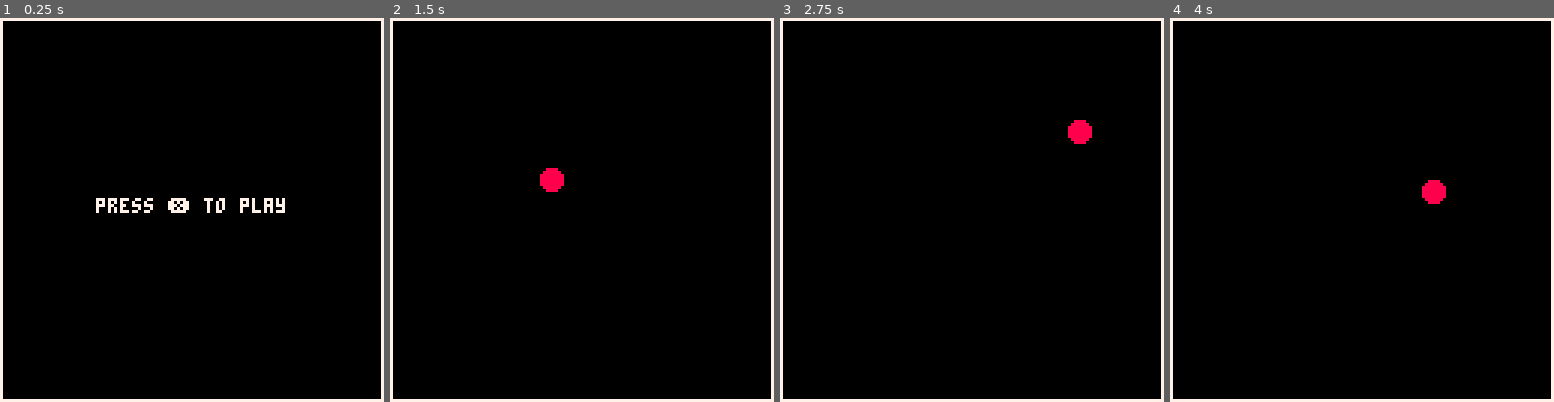
Above: before the commit, frames 1-4 (left to right).
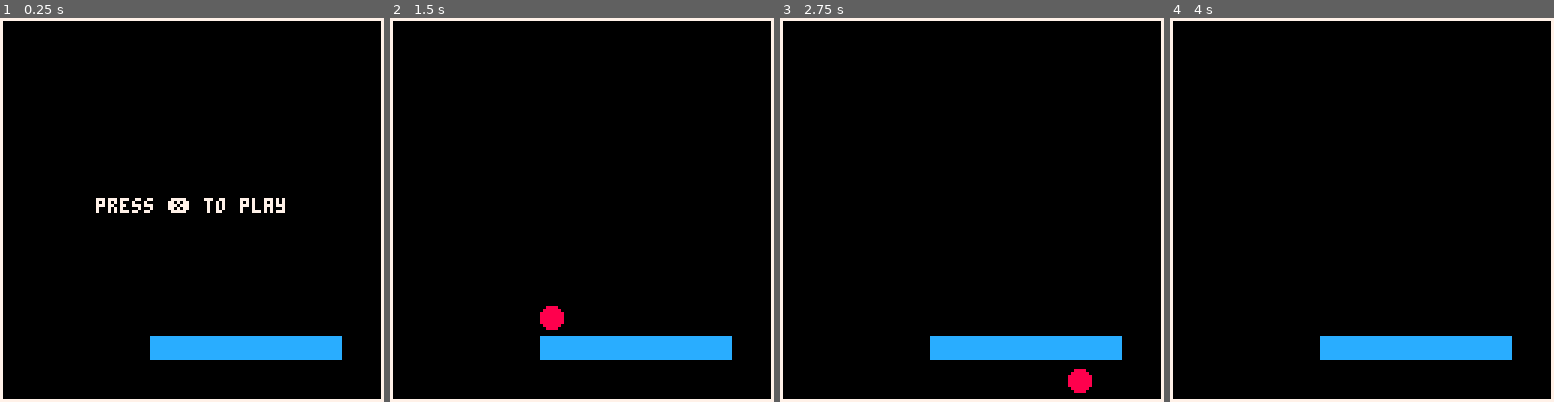
Above: after the commit, the same moments.

Repository: FrederikHR/GDB
Game: PICO-8 cartridge test.p8
Two runs of this game, one before a commit and one after it. Both use one fixed random seed, a clock stepped at 60 frames per second and the inputs below.
Inputs:
- Up to frame 1 (0.25 s): no input
- Up to frame 2 (1.5 s): tap X (X key) at 0.33, 1.07 s
- Up to frame 3 (2.75 s): hold Right 1.6-2.1 s; tap X (X key) at 1.85 s; hold Up 2.15-2.42 s; hold Right from 2.47 s (still down)
- Up to frame 4 (4 s): tap X (X key) at 2.97 s; release Right at 3.03 s; hold Left 3.08-3.58 s; hold Down 3.63-3.97 s

The runs differ from the first frame. In frame 1, 3.1% of the frame differs, in the area x 39-90%, y 82-90%; in frame 2, 3.8%, in the area x 39-90%, y 39-90%; in frame 3, 3.8%; in frame 4, 3.4%.

Commit message:
added song and start/end sounds

Diff:
--- a/lift.p8
+++ b/lift.p8
@@ -45,12 +45,15 @@
 
 
 function game_init()
+	play_sound(sounds.start) -- start up sound
 	_update=game_update
 	_draw=game_draw
 	scene="game"
+	play_music(0)
 end
 
 function game_update()
+
 	if (btnp(❎)) pause_init() --pause
 	if (btnp(🅾️)) gameover_init() --game over
 	update_player()
@@ -167,12 +170,24 @@
 	end
 	p.spr = p.anims[p.state][p.animindex]
 end
+
+
+function play_music(pattern)
+	-- -1 means no music
+
+	music(pattern)
+end
+
+function play_sound(sound)
+	sfx(sound)
+end
 -->8
 --pause menu
 function pause_init()
 	_update=pause_update
 	_draw=pause_draw
 	scene="pause"
+	play_music(1)
 end
 
 function pause_update()
@@ -185,10 +200,13 @@
 end
 -->8
 --game over screen
+
 function gameover_init()
+		play_sound(2)
 	_update=gameover_update
 	_draw=gameover_draw
 	scene="gameover"
+	play_music(-1)
 end
 
 function gameover_update()
@@ -198,10 +216,22 @@
 function gameover_draw()
 	cls()
 	print("gameover!",px,py)
+
 end
 -->8
 --other functions
 
+-->8
+-- sounds and music
+
+patterns= {
+	main_theme = 0
+}
+
+sounds = {
+	start = 0,
+	game_over = 2
+}
 __gfx__
 00000000000110000001100000011000000110000001100000011000000000000000000000000000000000000000000000000000000000000000000000000000
 00000000000150000001500000015000000150000001500000015000000000000000000000000000000000000000000000000000000000000000000000000000
--- a/test.p8
+++ b/test.p8
@@ -9,7 +9,8 @@
 
 function _draw()
 	cls()
-	rect(0,0,127,127,7)
+	map(0, 0, 50, 50)
+	rect(0,0,127,127,7) -- outer rect
 	if start_screen then
 		draw_start_screen()
 	end
@@ -27,6 +28,7 @@
 
 	move_player()
 
+	apply_gravity()
 end
 -->8
 --draw
@@ -67,7 +69,9 @@
 	end
 end
 
-
+function apply_gravity()
+	player.y += gravity
+end
 -->8
 -- global variables
 start_screen = true
@@ -82,6 +86,9 @@
 sprite=1
 }
 
+ground_spr = 3
+
+gravity = 1
 -->8
 --[[
 skulle bare
@@ -94,14 +101,36 @@
 
 ]]
 __gfx__
-00000000008888009090990000000000000000000000000000000000000000000000000000000000000000000000000000000000000000000000000000000000
-00000000088888809990900000000000000000000000000000000000000000000000000000000000000000000000000000000000000000000000000000000000
-00700700888888889090990000000000000000000000000000000000000000000000000000000000000000000000000000000000000000000000000000000000
-00077000888888880000900000000000000000000000000000000000000000000000000000000000000000000000000000000000000000000000000000000000
-00077000888888880000990000000000000000000000000000000000000000000000000000000000000000000000000000000000000000000000000000000000
-00700700888888889009009900000000000000000000000000000000000000000000000000000000000000000000000000000000000000000000000000000000
-00000000088888809009009000000000000000000000000000000000000000000000000000000000000000000000000000000000000000000000000000000000
-00000000008888009909909900000000000000000000000000000000000000000000000000000000000000000000000000000000000000000000000000000000
+000000000088880090909900cccccccc000000000000000000000000000000000000000000000000000000000000000000000000000000000000000000000000
+000000000888888099909000cccccccc000000000000000000000000000000000000000000000000000000000000000000000000000000000000000000000000
+007007008888888890909900cccccccc000000000000000000000000000000000000000000000000000000000000000000000000000000000000000000000000
+000770008888888800009000cccccccc000000000000000000000000000000000000000000000000000000000000000000000000000000000000000000000000
+000770008888888800009900cccccccc000000000000000000000000000000000000000000000000000000000000000000000000000000000000000000000000
+007007008888888890090099cccccccc000000000000000000000000000000000000000000000000000000000000000000000000000000000000000000000000
+000000000888888090090090cccccccc000000000000000000000000000000000000000000000000000000000000000000000000000000000000000000000000
+000000000088880099099099cccccccc000000000000000000000000000000000000000000000000000000000000000000000000000000000000000000000000
+__map__
+0000000000000000000000000000000000000000000000000000000000000000000000000000000000000000000000000000000000000000000000000000000000000000000000000000000000000000000000000000000000000000000000000000000000000000000000000000000000000000000000000000000000000000
+0000000000000000000000000000000000000000000000000000000000000000000000000000000000000000000000000000000000000000000000000000000000000000000000000000000000000000000000000000000000000000000000000000000000000000000000000000000000000000000000000000000000000000
+0000000000000000000000000000000000000000000000000000000000000000000000000000000000000000000000000000000000000000000000000000000000000000000000000000000000000000000000000000000000000000000000000000000000000000000000000000000000000000000000000000000000000000
+0000000000000000000000000000000000000000000000000000000000000000000000000000000000000000000000000000000000000000000000000000000000000000000000000000000000000000000000000000000000000000000000000000000000000000000000000000000000000000000000000000000000000000
+0000000000000000000000000000000000000000000000000000000000000000000000000000000000000000000000000000000000000000000000000000000000000000000000000000000000000000000000000000000000000000000000000000000000000000000000000000000000000000000000000000000000000000
+0000000000000000000000000000000000000000000000000000000000000000000000000000000000000000000000000000000000000000000000000000000000000000000000000000000000000000000000000000000000000000000000000000000000000000000000000000000000000000000000000000000000000000
+0000000000000000000000000000000000000000000000000000000000000000000000000000000000000000000000000000000000000000000000000000000000000000000000000000000000000000000000000000000000000000000000000000000000000000000000000000000000000000000000000000000000000000
+0303030303030303000000000000000000000000000000000000000000000000000000000000000000000000000000000000000000000000000000000000000000000000000000000000000000000000000000000000000000000000000000000000000000000000000000000000000000000000000000000000000000000000
+0000000000000000000000000000000000000000000000000000000000000000000000000000000000000000000000000000000000000000000000000000000000000000000000000000000000000000000000000000000000000000000000000000000000000000000000000000000000000000000000000000000000000000
+0000000000000000000000000000000000000000000000000000000000000000000000000000000000000000000000000000000000000000000000000000000000000000000000000000000000000000000000000000000000000000000000000000000000000000000000000000000000000000000000000000000000000000
+0000000000000000000000000000000000000000000000000000000000000000000000000000000000000000000000000000000000000000000000000000000000000000000000000000000000000000000000000000000000000000000000000000000000000000000000000000000000000000000000000000000000000000
+0000000000000000000000000000000000000000000000000000000000000000000000000000000000000000000000000000000000000000000000000000000000000000000000000000000000000000000000000000000000000000000000000000000000000000000000000000000000000000000000000000000000000000
+0000000000000000000000000000000000000000000000000000000000000000000000000000000000000000000000000000000000000000000000000000000000000000000000000000000000000000000000000000000000000000000000000000000000000000000000000000000000000000000000000000000000000000
+0000000000000000000000000000000000000000000000000000000000000000000000000000000000000000000000000000000000000000000000000000000000000000000000000000000000000000000000000000000000000000000000000000000000000000000000000000000000000000000000000000000000000000
+0000000000000000000000000000000000000000000000000000000000000000000000000000000000000000000000000000000000000000000000000000000000000000000000000000000000000000000000000000000000000000000000000000000000000000000000000000000000000000000000000000000000000000
+0000000000000000000000000000000000000000000000000000000000000000000000000000000000000000000000000000000000000000000000000000000000000000000000000000000000000000000000000000000000000000000000000000000000000000000000000000000000000000000000000000000000000000
+0000000000000000000000000000000000000000000000000000000000000003000000000000000000000000000000000000000000000000000000000000000000000000000000000000000000000000000000000000000000000000000000000000000000000000000000000000000000000000000000000000000000000000
+0000000000000000000000000000000000000000000000000000000000000003030000000000000000000000000000000000000000000000000000000000000000000000000000000000000000000000000000000000000000000000000000000000000000000000000000000000000000000000000000000000000000000000
+0000000000000000000000000000000000000000000000000000000000000000030300000000000000000000000000000000000000000000000000000000000000000000000000000000000000000000000000000000000000000000000000000000000000000000000000000000000000000000000000000000000000000000
+0000000000000000000000000000000000000000000000000000000000000000000303000000000000000000000000000000000000000000000000000000000000000000000000000000000000000000000000000000000000000000000000000000000000000000000000000000000000000000000000000000000000000000
+0000000000000000000000000000000000000000000000000000000000000000000000030000000000000000000000000000000000000000000000000000000000000000000000000000000000000000000000000000000000000000000000000000000000000000000000000000000000000000000000000000000000000000
 
 
 
Not shown, changed: the music (__music__) section of lift.p8
Not shown, changed: the sound effects (__sfx__) section of lift.p8
